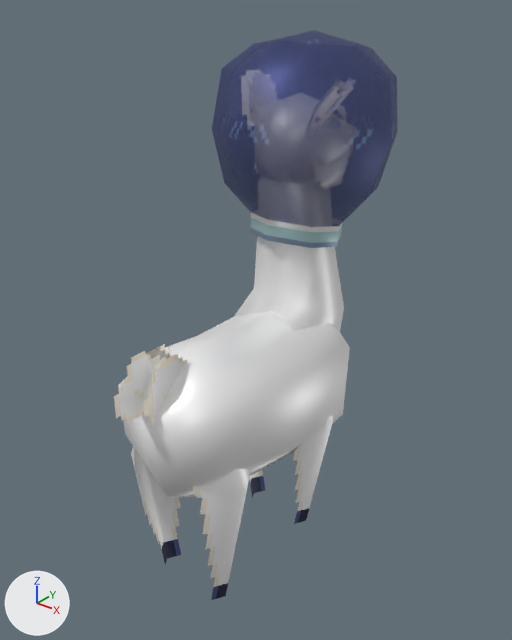
The glTF model characters/lama/lama.gltf, before and after one commit.
Camera for both pictures: a camera (50 mm lens) standing at (1.164, -1.399, 1.681) and looking at (-0.022, 0.083, 0.761). Lighting does not change. The marker at lower left points along +X, +Y and +Z. The picture after the commit comes second. Where no turn or scale is listed for an object, it has been applied to the vertices. Vertices at exactly the same position are counted once.

The first picture shows 'helmet', 'lama', 'leg_back_right', 'leg_back_right.001', 'leg_front_right', 'neck' and 1 more.
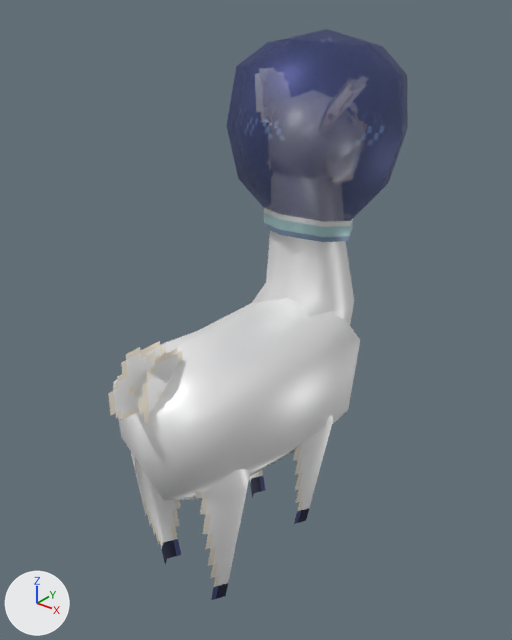
Commit message: good lama

The change, as JSON lines over the scene's bpy script:
```json
{"block": "me_mesh_0", "where": "# used by ob_lama; location = (0.0, 0.359, 0.188); rotation_euler = (0.0, 0.0, -1.571), in degrees (0, 0, -90)"}
{"op": "remove", "block": "me_mesh_0", "code": "me_mesh_0.from_pydata(...)  # 54 vertices, 74 faces; spans x -0.031..0.844, y -0.188..0.188, z 0.125..0.688"}
{"op": "add", "block": "me_mesh_0", "code": "me_mesh_0.from_pydata(...)  # 54 vertices, 74 faces; spans x -0.094..0.859, y -0.188..0.188, z 0.125..0.703"}
{"block": "me_mesh_0", "change": "me_mesh_0 part 1: the loose piece of 4 vertices spanning x 0.609..0.797, y 0.031, z 0.453..0.641 is moved by (0.016, 0.0, 0.016)"}
{"block": "me_mesh_0", "change": "me_mesh_0 part 2: the loose piece of 4 vertices spanning x 0.656..0.844, y 0.0, z 0.5..0.688 is moved by (0.016, 0.0, 0.016)"}
{"block": "me_mesh_0", "change": "me_mesh_0 part 3: the loose piece of 4 vertices spanning x 0.609..0.797, y -0.031, z 0.453..0.641 is moved by (0.016, 0.0, 0.016)"}
{"block": "me_mesh_0", "change": "me_mesh_0 part 4: the loose piece of 4 vertices spanning x 0.578..0.766, y 0.031, z 0.453..0.641 is moved by (0.016, 0.0, 0.016)"}
{"block": "me_mesh_0", "change": "me_mesh_0 part 5"}
{"block": "me_mesh_0", "change": "30 vertices are removed from x -0.031..0.766, y -0.188..0.188, z 0.125..0.609"}
{"block": "me_mesh_0", "change": "64 faces are deleted"}
{"block": "me_mesh_0", "change": "30 vertices are added at x -0.094..0.781, y -0.188..0.188, z 0.125..0.625"}
{"block": "me_mesh_0", "change": "64 new faces join them"}
{"block": "me_mesh_0", "change": "other edits to the shape of me_mesh_0 do not show in these pictures"}
{"op": "set", "path": "ob_neck.location", "old": "(0.125, -0.0156, 0.375)", "new": "(0.0625, -0.0156, 0.375)"}
{"op": "set", "path": "ob_helmet.location", "old": "(-0.016, 0.281, 0.969)", "new": "(-0.016, 0.344, 0.969)"}
```

Location of each change, [x1, y1, x2, y2] in pixels of the pictures (512 x 640 px; the box of a moved part takes in the faces that stretch with it):
```json
{"object": "lama", "change": "reshaped", "before": [114, 311, 350, 497], "after": [108, 297, 360, 500], "on screen": "7% wider, 9% taller"}
{"object": "helmet", "change": "moved", "before": [212, 30, 397, 248], "after": [227, 29, 408, 242]}
{"object": "neck", "change": "moved", "before": [234, 236, 344, 331], "after": [252, 230, 354, 325]}
{"part": 1, "of": "me_mesh_0", "change": "moved or reshaped", "before": [143, 398, 149, 416], "after": [138, 348, 183, 414]}
{"part": 2, "of": "me_mesh_0", "change": "moved or reshaped", "before": [114, 351, 165, 423], "after": [108, 347, 160, 420]}
{"part": 3, "of": "me_mesh_0", "change": "moved or reshaped", "before": [146, 344, 170, 360], "after": [141, 341, 165, 357]}
{"part": 4, "of": "me_mesh_0", "change": "moved or reshaped", "before": [147, 354, 187, 425], "after": [142, 371, 168, 422]}
{"part": 5, "of": "me_mesh_0", "change": "moved or reshaped", "before": [118, 313, 350, 497], "after": [113, 297, 360, 500]}
```
